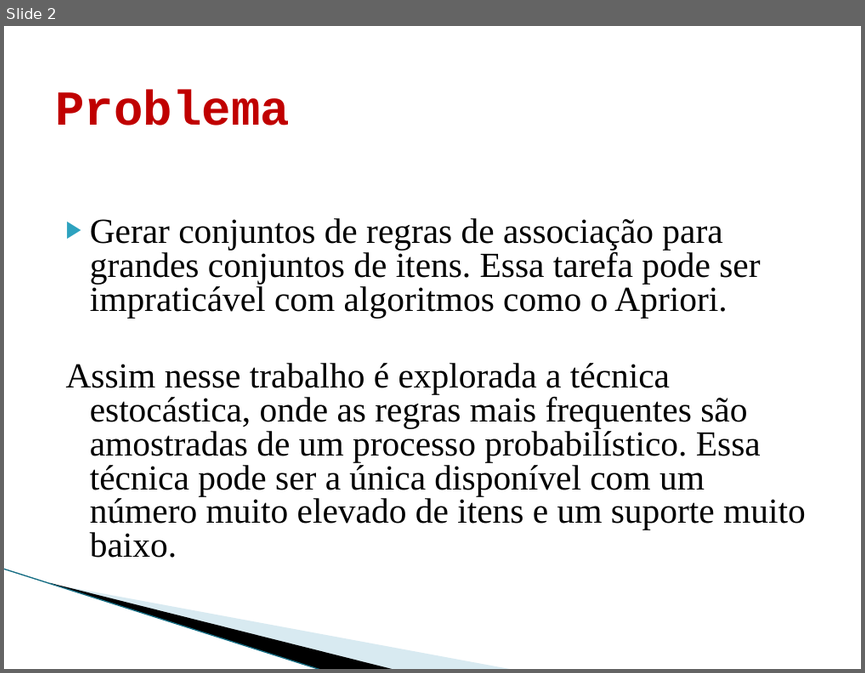
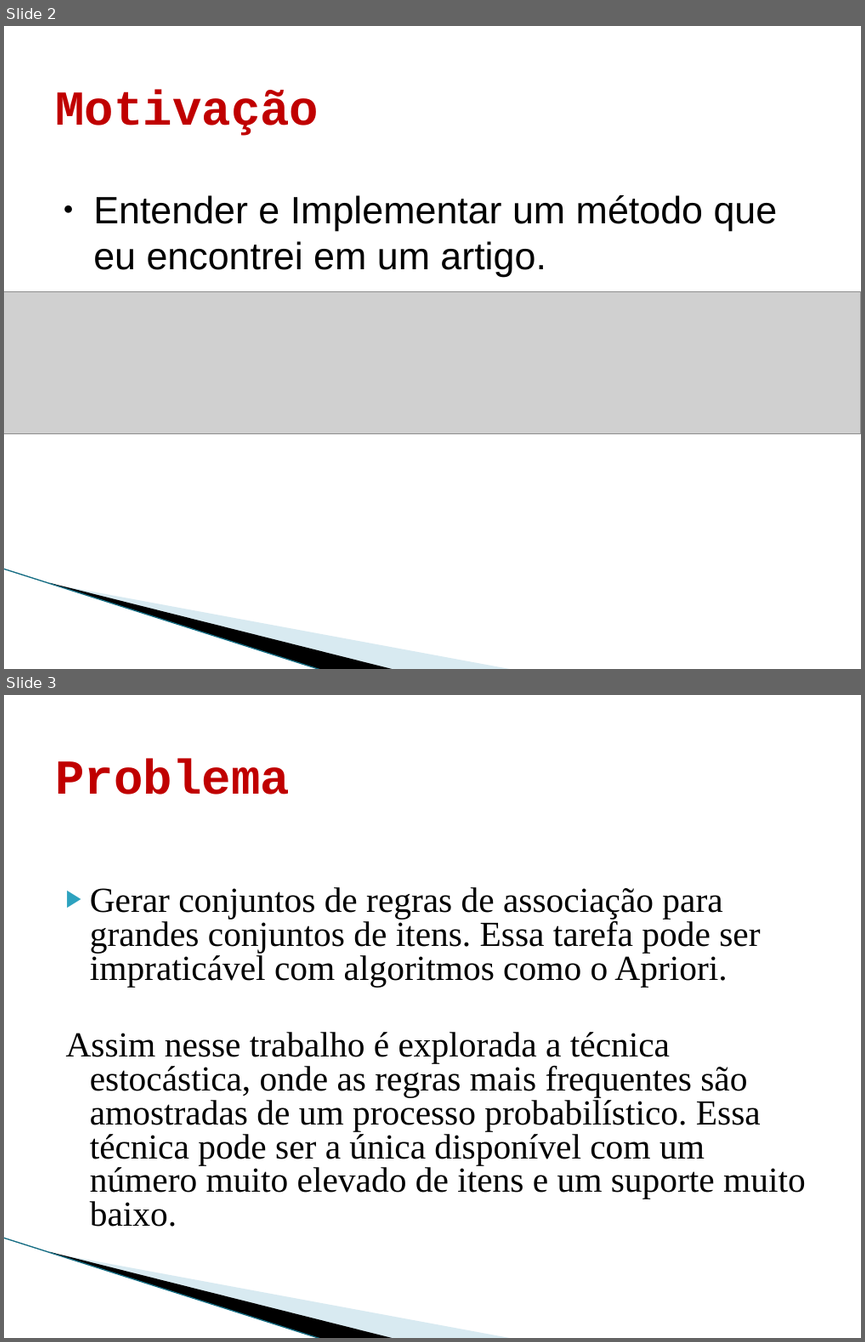
Before and after one commit to flaviobarros/sim_estocastica_p2, a slide deck: prova2_slides.odp. Shown one above the other, each under a label of ours: slide 2 before the commit, slides 2 and 3 after it. The pictures are 865x673 and 865x1342 pixels, drawn with LibreOffice and Linux fonts; fonts in the diff are those of the drawing; grey boxes stand for pictures; background and template pictures are left out. Boxes give left, top, right and bottom in pixels: in the first picture for what was removed or moved away, otherwise in the second. Text is boxed around its words. In the diff, an @@ line names an element or a change of style, - is before the commit and + after.

```diff
--- a/prova2_slides.odp
+++ b/prova2_slides.odp
@@ slide 2 added at (4,26,861,669), background #FFFFFF; not listed: 3 template elements that a slide beside it also shows @@
@@ title added at (55,89,318,136), 41 pt, text #C00000, bold @@
+Motivação
@@ text added at (93,195,778,277), 32 pt, text #000000 @@
+● Entender e Implementar um método que eu encontrei em um artigo.
@@ picture added at (4,291,861,434) @@
@@ what was slide 2 is now slide 3 @@
```
Also in this commit, not shown: 1 other slide added, 1 slide removed.
